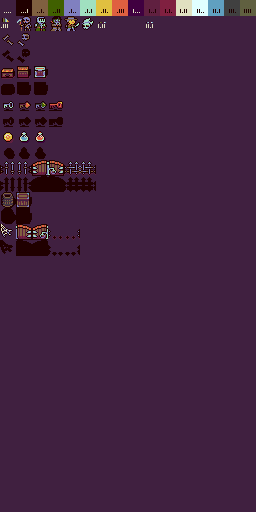
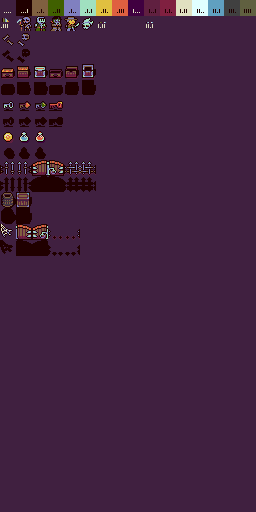
Revision of a layered 256×512 image; what changed, layer by layer:
added layer "chest_weapon0 opened" in group "containers" over bbox(82, 64, 96, 95)
added layer "chest big opened" in group "containers" over bbox(65, 66, 79, 95)
added layer "chest_small opened" in group "containers" over bbox(12, 69, 63, 95)
painted on "chest_weapon0" over bbox(46, 69, 48, 87)
painted on "chest big" over bbox(30, 69, 31, 88)
